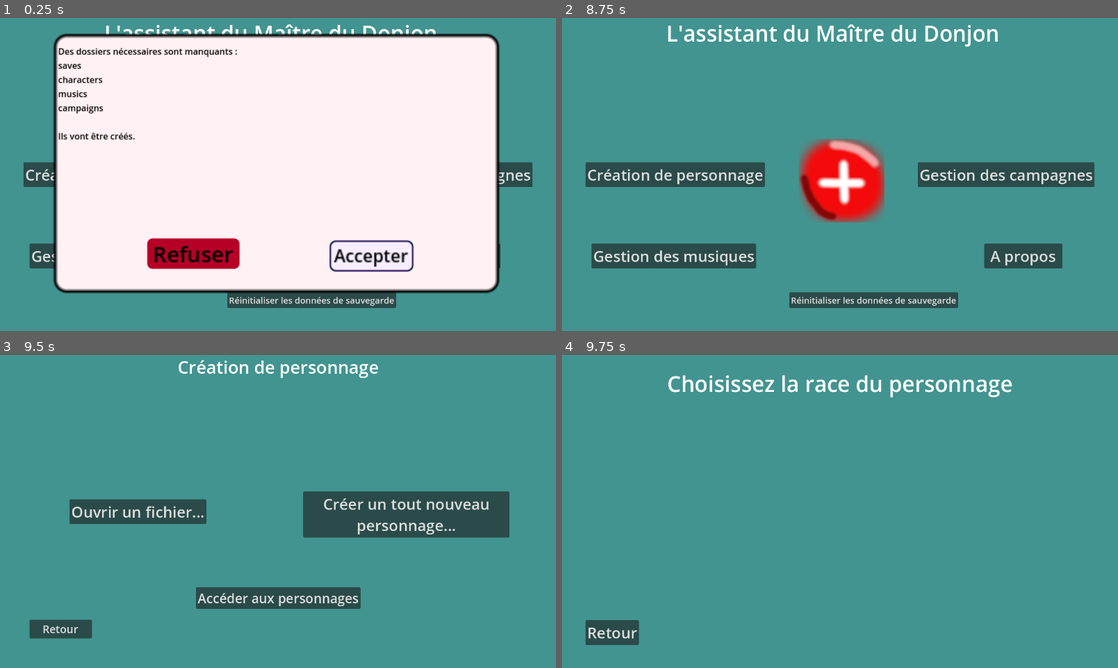
Above: before the commit, frames 1-4 (two rows, left to right).
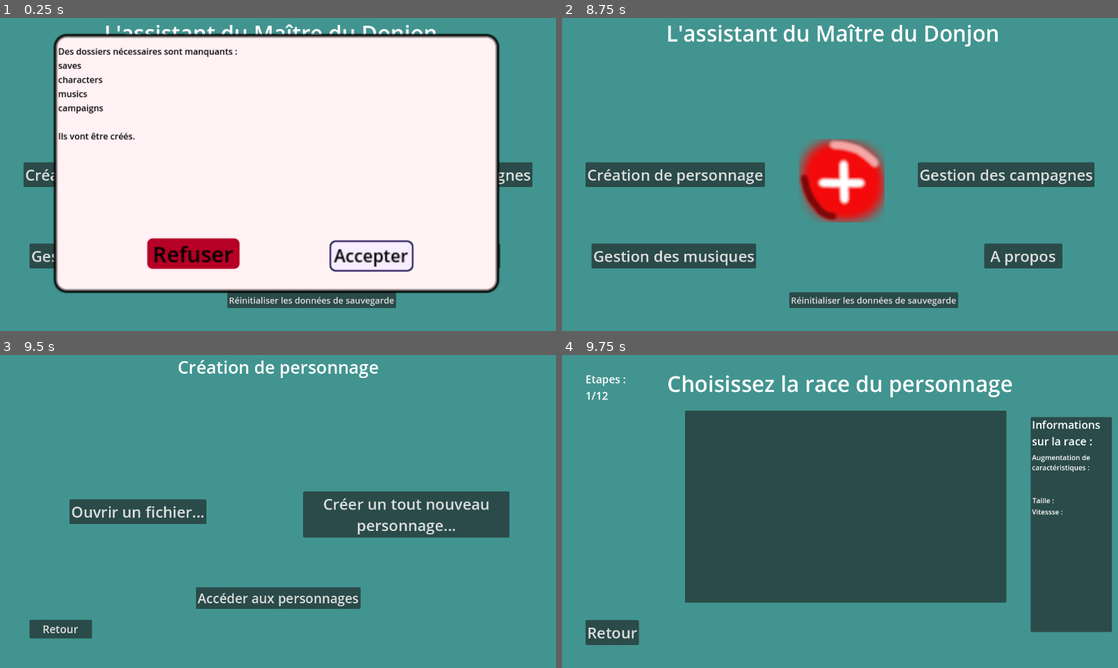
Above: after the commit, the same moments.

Repository: Geekdu25/L_assistant_du_MD
Game: Godot game, scene res://scenes/ecran_principal.tscn
Same seed, same stepped clock (60 frames per second), same inputs: the game is played once before the commit and once after it.
Inputs:
- Up to frame 1 (0.25 s): no input
- Up to frame 2 (8.75 s): click "A propos" at 0.5 s; click "Gestion des musiques" at 1.25 s; click "Réinitialiser les données de …" at 2 s; click "Création de personnage" at 2.75 s; click "Gestion des campagnes" at 3.5 s; click "Accepter" at 4.25 s; click "A propos" at 5 s; click "Retour" at 5.75 s; click "Gestion des musiques" at 6.5 s; click "Réinitialiser les données de …" at 7.25 s; click "Refuser" at 8 s
- Up to frame 3 (9.5 s): click "Création de personnage" at 8.75 s
- Up to frame 4 (9.75 s): click "Créer un tout nouveau personn…" at 9.5 s

Frames 1-3 are identical in both runs. In frame 4, 46% of the frame differs, in the area x 4-99%, y 6-89%.

Commit message:
changements à l'étape 2

Diff:
--- a/scenes/creation_personnage/etape_2.tscn
+++ b/scenes/creation_personnage/etape_2.tscn
@@ -47,4 +47,119 @@
 theme_override_font_sizes/font_size = 35
 text = "Retour"
 
+[node name="Etapes" type="Label" parent="."]
+layout_mode = 1
+anchors_preset = -1
+anchor_left = 0.042
+anchor_top = 0.053
+anchor_right = 0.084
+anchor_bottom = 0.053
+offset_right = 93.0
+offset_bottom = 73.0
+theme_override_font_sizes/font_size = 25
+text = "Etapes :
+1/12"
+
+[node name="Races" type="Panel" parent="."]
+layout_mode = 1
+anchors_preset = -1
+anchor_left = 0.237
+anchor_top = 0.205
+anchor_right = 0.784
+anchor_bottom = 0.763
+offset_left = -20.0
+offset_top = -20.0
+offset_right = 20.0
+offset_bottom = 20.0
+grow_horizontal = 2
+grow_vertical = 2
+
+[node name="Infos" type="Panel" parent="."]
+layout_mode = 1
+anchors_preset = -1
+anchor_left = 0.874
+anchor_top = 0.227
+anchor_right = 0.989
+anchor_bottom = 0.858
+offset_left = -40.0
+offset_top = -20.0
+offset_bottom = 20.0
+grow_horizontal = 0
+grow_vertical = 2
+
+[node name="Titre_infos" type="Label" parent="Infos"]
+layout_mode = 0
+offset_left = 3.0
+offset_right = 185.0
+offset_bottom = 73.0
+theme_override_font_sizes/font_size = 25
+text = "Informations
+sur la race :"
+
+[node name="Conteneur" type="Control" parent="Infos"]
+layout_mode = 1
+anchor_left = 0.121
+anchor_top = 0.205
+anchor_right = 0.879
+anchor_bottom = 0.953
+offset_left = -20.0
+offset_top = -20.0
+offset_right = 20.0
+offset_bottom = 20.0
+grow_horizontal = 2
+grow_vertical = 2
+
+[node name="aug_carac" type="RichTextLabel" parent="Infos/Conteneur"]
+layout_mode = 1
+anchors_preset = -1
+anchor_left = 0.5
+anchor_right = 0.5
+offset_left = -91.0
+offset_right = 91.0
+offset_bottom = 49.0
+grow_horizontal = 2
+text = "Augmentation de caractéristiques : "
+
+[node name="RichTextLabel" type="RichTextLabel" parent="Infos/Conteneur"]
+layout_mode = 1
+anchors_preset = -1
+anchor_left = 0.5
+anchor_top = 0.242
+anchor_right = 0.5
+anchor_bottom = 0.242
+offset_left = -89.9488
+offset_top = -0.159828
+offset_right = 91.0512
+offset_bottom = 39.8402
+grow_horizontal = 2
+text = "Taille :"
+
+[node name="vitesse" type="RichTextLabel" parent="Infos/Conteneur"]
+layout_mode = 1
+anchors_preset = -1
+anchor_left = 0.111
+anchor_top = 0.306
+anchor_right = 0.9
+anchor_bottom = 0.306
+offset_left = -20.0
+offset_right = 20.0
+offset_bottom = 40.0
+grow_horizontal = 2
+text = "Vitessse :"
+
+[node name="vision" type="RichTextLabel" parent="Infos/Conteneur"]
+layout_mode = 0
+offset_right = 40.0
+offset_bottom = 40.0
+
+[node name="langues" type="RichTextLabel" parent="Infos/Conteneur"]
+layout_mode = 0
+offset_right = 40.0
+offset_bottom = 40.0
+
+[node name="traits" type="RichTextLabel" parent="Infos/Conteneur"]
+layout_mode = 0
+offset_right = 40.0
+offset_bottom = 40.0
+
 [connection signal="pressed" from="Retour" to="." method="_on_retour_pressed"]
